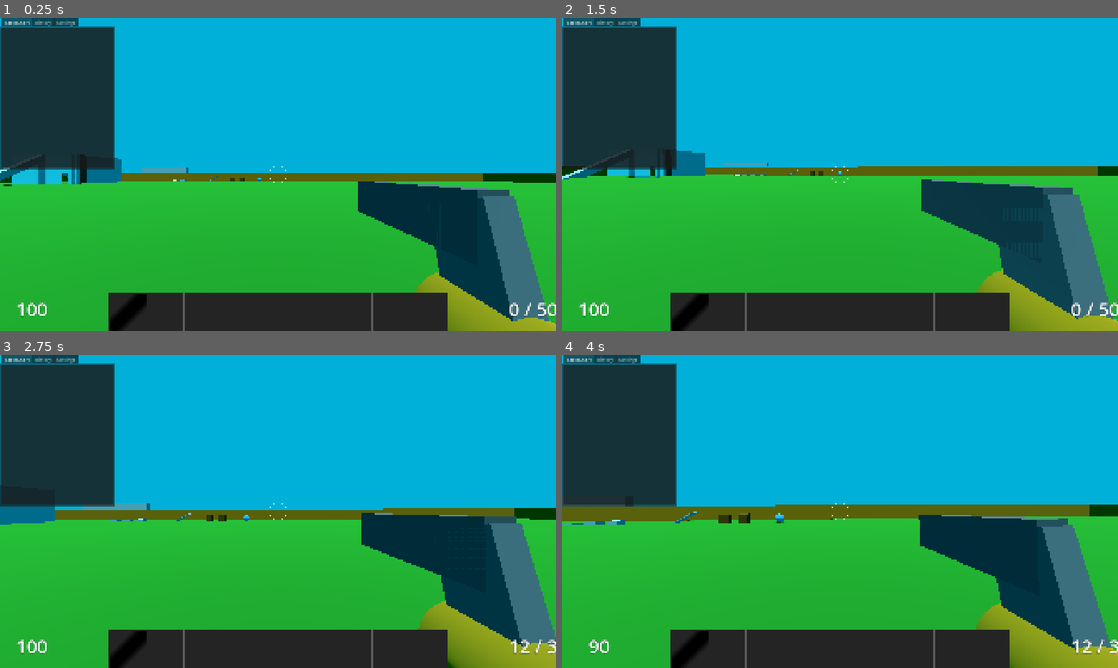
Above: before the commit, frames 1-4 (two rows, left to right).
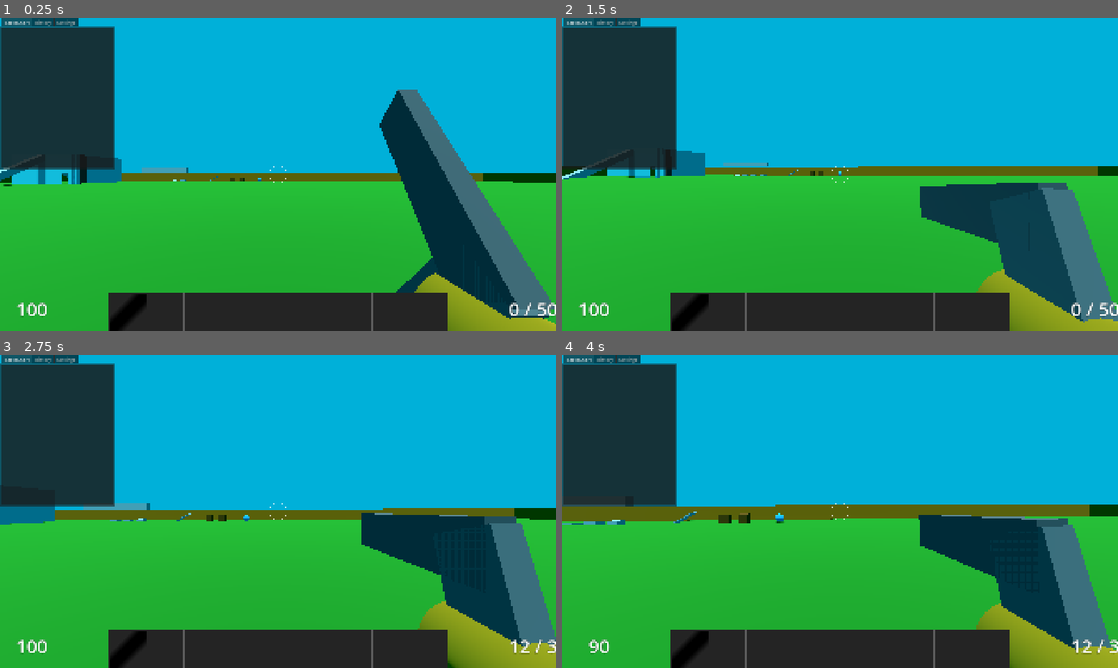
Above: after the commit, the same moments.

Repository: janisl/rpg-core
Game: Godot game, scene res://systems/main_scene.tscn
Two runs of this game, one before a commit and one after it. Both use one fixed random seed, a clock stepped at 60 frames per second and the inputs below.
Inputs (mouse positions are in pixels of both pictures, inside the frame that each line leads up to):
- Up to frame 1 (0.25 s): no input
- Up to frame 2 (1.5 s): move the mouse to (867, 174) at 0.52 s; hold Shift (crouch) 0.53-1.28 s; hold W (forward) from 0.53 s (still down); tap Space (jump) at 0.77 s; move the mouse to (812, 174) at 1.27 s; click (812, 174) at 1.35 s
- Up to frame 3 (2.75 s): keep holding W (forward); tap Space (jump) at 1.52 s; move the mouse to (289, 505) at 2.02 s; hold Ctrl (sprint) from 2.03 s (still down)
- Up to frame 4 (4 s): keep holding W (forward); move the mouse to (834, 517) at 2.77 s; release Ctrl (sprint) at 2.78 s; tap Z (test) at 2.85 s; tap Space (jump) at 3.02, 3.77 s; move the mouse to (878, 514) at 3.52 s; tap 1 at 3.6 s

The runs differ from the first frame. In frame 1, 6.7% of the frame differs, in the area x 64-100%, y 22-97%; in frame 2, 0.9%; in frame 3, less than 0.1%; in frame 4, less than 0.1%.

Commit message:
Weapon reload animations.

Diff:
--- a/actors/player/components/weapon_controller.gd
+++ b/actors/player/components/weapon_controller.gd
@@ -127,6 +127,7 @@
 	current_weapon.weapon_idle.connect(_on_weapon_idle)
 	current_weapon.weapon_fired.connect(_on_weapon_fired)
 	current_weapon.bullet_fired.connect(_on_bullet_fired)
+	current_weapon.weapon_reload_started.connect(_on_reload_started)
 
 	current_weapon_model = current_weapon_data.weapon_scene.instantiate()
 	weapon_model_parent.add_child(current_weapon_model)
@@ -182,6 +183,11 @@
 		tracer.global_position = start_pos
 		tracer.target_pos = target_position
 		tracer.look_at(target_position)
+
+
+func _on_reload_started() -> void:
+	if animation_player:
+		animation_player.play("reload")
 
 
 func _apply_offsets(delta: float) -> void:
--- a/items/weapons/laser/laser_view.tscn
+++ b/items/weapons/laser/laser_view.tscn
@@ -1,6 +1,15 @@
 [gd_scene format=3 uid="uid://b1hhl7ucow0hf"]
 
 [ext_resource type="PackedScene" uid="uid://7f1hvxmn2lb8" path="res://items/weapons/muzzle_flash.tscn" id="1_xm4o1"]
+
+[sub_resource type="StandardMaterial3D" id="StandardMaterial3D_rdqwp"]
+albedo_color = Color(0.58886385, 0.38416725, 9.62615e-08, 1)
+
+[sub_resource type="CylinderMesh" id="CylinderMesh_bsiym"]
+material = SubResource("StandardMaterial3D_rdqwp")
+top_radius = 0.03
+bottom_radius = 0.03
+height = 0.3
 
 [sub_resource type="StandardMaterial3D" id="StandardMaterial3D_iyp64"]
 albedo_color = Color(0.94818, 0, 0.38725978, 1)
@@ -18,15 +27,6 @@
 material = SubResource("StandardMaterial3D_rghg7")
 size = Vector3(0.02, 0.15, 0.05)
 
-[sub_resource type="StandardMaterial3D" id="StandardMaterial3D_rdqwp"]
-albedo_color = Color(0.58886385, 0.38416725, 9.62615e-08, 1)
-
-[sub_resource type="CylinderMesh" id="CylinderMesh_bsiym"]
-material = SubResource("StandardMaterial3D_rdqwp")
-top_radius = 0.03
-bottom_radius = 0.03
-height = 0.3
-
 [sub_resource type="StandardMaterial3D" id="StandardMaterial3D_k02qh"]
 albedo_color = Color(0, 0.83089256, 0.5035127, 1)
 
@@ -42,7 +42,7 @@
 tracks/0/type = "value"
 tracks/0/imported = false
 tracks/0/enabled = true
-tracks/0/path = NodePath("Meshes/MeshInstance3D4:rotation")
+tracks/0/path = NodePath("Meshes/LaserMeshes/MeshInstance3D4:rotation")
 tracks/0/interp = 1
 tracks/0/loop_wrap = true
 tracks/0/keys = {
@@ -54,7 +54,7 @@
 tracks/1/type = "value"
 tracks/1/imported = false
 tracks/1/enabled = true
-tracks/1/path = NodePath("Meshes/MeshInstance3D4:position")
+tracks/1/path = NodePath("Meshes/LaserMeshes/MeshInstance3D4:position")
 tracks/1/interp = 1
 tracks/1/loop_wrap = true
 tracks/1/keys = {
@@ -62,6 +62,18 @@
 "transitions": PackedFloat32Array(1),
 "update": 0,
 "values": [Vector3(0, 0.029912367, -0.019753918)]
+}
+tracks/2/type = "value"
+tracks/2/imported = false
+tracks/2/enabled = true
+tracks/2/path = NodePath("Meshes/LaserMeshes:rotation")
+tracks/2/interp = 1
+tracks/2/loop_wrap = true
+tracks/2/keys = {
+"times": PackedFloat32Array(0),
+"transitions": PackedFloat32Array(1),
+"update": 0,
+"values": [Vector3(0, 0, 0)]
 }
 
 [sub_resource type="Animation" id="Animation_k02qh"]
@@ -71,7 +83,7 @@
 tracks/0/type = "value"
 tracks/0/imported = false
 tracks/0/enabled = true
-tracks/0/path = NodePath("Meshes/MeshInstance3D4:rotation")
+tracks/0/path = NodePath("Meshes/LaserMeshes/MeshInstance3D4:rotation")
 tracks/0/interp = 1
 tracks/0/loop_wrap = true
 tracks/0/keys = {
@@ -83,7 +95,7 @@
 tracks/1/type = "value"
 tracks/1/imported = false
 tracks/1/enabled = true
-tracks/1/path = NodePath("Meshes/MeshInstance3D4:position")
+tracks/1/path = NodePath("Meshes/LaserMeshes/MeshInstance3D4:position")
 tracks/1/interp = 1
 tracks/1/loop_wrap = true
 tracks/1/keys = {
@@ -100,7 +112,7 @@
 tracks/0/type = "value"
 tracks/0/imported = false
 tracks/0/enabled = true
-tracks/0/path = NodePath("Meshes/MeshInstance3D4:rotation")
+tracks/0/path = NodePath("Meshes/LaserMeshes/MeshInstance3D4:rotation")
 tracks/0/interp = 1
 tracks/0/loop_wrap = true
 tracks/0/keys = {
@@ -112,7 +124,7 @@
 tracks/1/type = "value"
 tracks/1/imported = false
 tracks/1/enabled = true
-tracks/1/path = NodePath("Meshes/MeshInstance3D4:position")
+tracks/1/path = NodePath("Meshes/LaserMeshes/MeshInstance3D4:position")
 tracks/1/interp = 1
 tracks/1/loop_wrap = true
 tracks/1/keys = {
@@ -122,30 +134,49 @@
 "values": [Vector3(0, 0.029912367, -0.019753918)]
 }
 
+[sub_resource type="Animation" id="Animation_qqghj"]
+resource_name = "reload"
+length = 1.5
+tracks/0/type = "value"
+tracks/0/imported = false
+tracks/0/enabled = true
+tracks/0/path = NodePath("Meshes/LaserMeshes:rotation")
+tracks/0/interp = 1
+tracks/0/loop_wrap = true
+tracks/0/keys = {
+"times": PackedFloat32Array(0, 1.5),
+"transitions": PackedFloat32Array(1, 1),
+"update": 0,
+"values": [Vector3(0, 0, 0), Vector3(6.2831855, 0, 0)]
+}
+
 [sub_resource type="AnimationLibrary" id="AnimationLibrary_w1e1l"]
 _data = {
 &"RESET": SubResource("Animation_w1e1l"),
 &"fire": SubResource("Animation_k02qh"),
-&"idle": SubResource("Animation_iyp64")
+&"idle": SubResource("Animation_iyp64"),
+&"reload": SubResource("Animation_qqghj")
 }
 
 [node name="Laser" type="Node3D" unique_id=1327495288]
 
 [node name="Meshes" type="Node3D" parent="." unique_id=1796340923]
 
-[node name="MeshInstance3D" type="MeshInstance3D" parent="Meshes" unique_id=96319735]
-transform = Transform3D(1, 0, 0, 0, -4.371139e-08, -1, 0, 1, -4.371139e-08, 0, 0.034311693, -0.07603493)
-mesh = SubResource("CylinderMesh_k02qh")
-
-[node name="MeshInstance3D2" type="MeshInstance3D" parent="Meshes" unique_id=1199806293]
-transform = Transform3D(1, 0, 0, 0, 0.9697883, 0.24394794, 0, -0.24394794, 0.9697883, 0, -0.03, 0.045)
-mesh = SubResource("BoxMesh_rdqwp")
-
 [node name="MeshInstance3D3" type="MeshInstance3D" parent="Meshes" unique_id=34653514]
 transform = Transform3D(1, 0, 0, 0, -4.371139e-08, -1, 0, 1, -4.371139e-08, 0, -0.047, 0.162)
 mesh = SubResource("CylinderMesh_bsiym")
 
-[node name="MeshInstance3D4" type="MeshInstance3D" parent="Meshes" unique_id=23347811]
+[node name="LaserMeshes" type="Node3D" parent="Meshes" unique_id=1784690987]
+
+[node name="MeshInstance3D" type="MeshInstance3D" parent="Meshes/LaserMeshes" unique_id=96319735]
+transform = Transform3D(1, 0, 0, 0, -4.371139e-08, -1, 0, 1, -4.371139e-08, 0, 0.034311693, -0.07603493)
+mesh = SubResource("CylinderMesh_k02qh")
+
+[node name="MeshInstance3D2" type="MeshInstance3D" parent="Meshes/LaserMeshes" unique_id=1199806293]
+transform = Transform3D(1, 0, 0, 0, 0.9697883, 0.24394794, 0, -0.24394794, 0.9697883, 0, -0.03, 0.045)
+mesh = SubResource("BoxMesh_rdqwp")
+
+[node name="MeshInstance3D4" type="MeshInstance3D" parent="Meshes/LaserMeshes" unique_id=23347811]
 transform = Transform3D(0.9999998, 0, 0, 0, -4.371139e-08, -0.9999998, 0, 1, -4.371138e-08, 0, 0.029912367, -0.019753918)
 rotation_order = 0
 mesh = SubResource("TorusMesh_rdqwp")
--- a/items/weapons/pistol/pistol_view.tscn
+++ b/items/weapons/pistol/pistol_view.tscn
@@ -1,6 +1,15 @@
 [gd_scene format=3 uid="uid://567vdvii3fg6"]
 
 [ext_resource type="PackedScene" uid="uid://7f1hvxmn2lb8" path="res://items/weapons/muzzle_flash.tscn" id="1_0aha2"]
+
+[sub_resource type="StandardMaterial3D" id="StandardMaterial3D_rdqwp"]
+albedo_color = Color(0.58886385, 0.38416725, 9.62615e-08, 1)
+
+[sub_resource type="CylinderMesh" id="CylinderMesh_bsiym"]
+material = SubResource("StandardMaterial3D_rdqwp")
+top_radius = 0.03
+bottom_radius = 0.03
+height = 0.3
 
 [sub_resource type="StandardMaterial3D" id="StandardMaterial3D_vgx7n"]
 albedo_color = Color(0.26536053, 0.26536053, 0.2653605, 1)
@@ -16,21 +25,12 @@
 material = SubResource("StandardMaterial3D_rghg7")
 size = Vector3(0.02, 0.15, 0.05)
 
-[sub_resource type="StandardMaterial3D" id="StandardMaterial3D_rdqwp"]
-albedo_color = Color(0.58886385, 0.38416725, 9.62615e-08, 1)
-
-[sub_resource type="CylinderMesh" id="CylinderMesh_bsiym"]
-material = SubResource("StandardMaterial3D_rdqwp")
-top_radius = 0.03
-bottom_radius = 0.03
-height = 0.3
-
 [sub_resource type="Animation" id="Animation_vgx7n"]
 length = 0.001
 tracks/0/type = "value"
 tracks/0/imported = false
 tracks/0/enabled = true
-tracks/0/path = NodePath("Meshes/MeshInstance3D:position")
+tracks/0/path = NodePath("Meshes/PistolMesh/MeshInstance3D:position")
 tracks/0/interp = 1
 tracks/0/loop_wrap = true
 tracks/0/keys = {
@@ -38,6 +38,18 @@
 "transitions": PackedFloat32Array(1),
 "update": 0,
 "values": [Vector3(0, 0.028, -0.052133262)]
+}
+tracks/1/type = "value"
+tracks/1/imported = false
+tracks/1/enabled = true
+tracks/1/path = NodePath("Meshes/PistolMesh:rotation")
+tracks/1/interp = 1
+tracks/1/loop_wrap = true
+tracks/1/keys = {
+"times": PackedFloat32Array(0),
+"transitions": PackedFloat32Array(1),
+"update": 0,
+"values": [Vector3(0, 0, 0)]
 }
 
 [sub_resource type="Animation" id="Animation_wn77a"]
@@ -47,7 +59,7 @@
 tracks/0/type = "value"
 tracks/0/imported = false
 tracks/0/enabled = true
-tracks/0/path = NodePath("Meshes/MeshInstance3D:position")
+tracks/0/path = NodePath("Meshes/PistolMesh/MeshInstance3D:position")
 tracks/0/interp = 1
 tracks/0/loop_wrap = true
 tracks/0/keys = {
@@ -60,28 +72,47 @@
 [sub_resource type="Animation" id="Animation_iwwi5"]
 resource_name = "idle"
 
+[sub_resource type="Animation" id="Animation_a7kb6"]
+resource_name = "reload"
+length = 1.5
+tracks/0/type = "value"
+tracks/0/imported = false
+tracks/0/enabled = true
+tracks/0/path = NodePath("Meshes/PistolMesh:rotation")
+tracks/0/interp = 1
+tracks/0/loop_wrap = true
+tracks/0/keys = {
+"times": PackedFloat32Array(0, 1.5),
+"transitions": PackedFloat32Array(1, 1),
+"update": 0,
+"values": [Vector3(0, 0, 0), Vector3(6.2831855, 0, 0)]
+}
+
 [sub_resource type="AnimationLibrary" id="AnimationLibrary_or41q"]
 _data = {
 &"RESET": SubResource("Animation_vgx7n"),
 &"fire": SubResource("Animation_wn77a"),
-&"idle": SubResource("Animation_iwwi5")
+&"idle": SubResource("Animation_iwwi5"),
+&"reload": SubResource("Animation_a7kb6")
 }
 
 [node name="Pistol" type="Node3D" unique_id=1327495288]
 
 [node name="Meshes" type="Node3D" parent="." unique_id=1796340923]
 
-[node name="MeshInstance3D" type="MeshInstance3D" parent="Meshes" unique_id=96319735]
+[node name="MeshInstance3D3" type="MeshInstance3D" parent="Meshes" unique_id=34653514]
+transform = Transform3D(1, 0, 0, 0, -4.371139e-08, -1, 0, 1, -4.371139e-08, 0, -0.047, 0.162)
+mesh = SubResource("CylinderMesh_bsiym")
+
+[node name="PistolMesh" type="Node3D" parent="Meshes" unique_id=957587932]
+
+[node name="MeshInstance3D" type="MeshInstance3D" parent="Meshes/PistolMesh" unique_id=96319735]
 transform = Transform3D(1, 0, 0, 0, 1, 0, 0, 0, 1, 0, 0.028, -0.052133262)
 mesh = SubResource("BoxMesh_bsiym")
 
-[node name="MeshInstance3D2" type="MeshInstance3D" parent="Meshes" unique_id=1199806293]
+[node name="MeshInstance3D2" type="MeshInstance3D" parent="Meshes/PistolMesh" unique_id=1199806293]
 transform = Transform3D(1, 0, 0, 0, 0.9697883, 0.24394794, 0, -0.24394794, 0.9697883, 0, -0.03, 0.045)
 mesh = SubResource("BoxMesh_rdqwp")
-
-[node name="MeshInstance3D3" type="MeshInstance3D" parent="Meshes" unique_id=34653514]
-transform = Transform3D(1, 0, 0, 0, -4.371139e-08, -1, 0, 1, -4.371139e-08, 0, -0.047, 0.162)
-mesh = SubResource("CylinderMesh_bsiym")
 
 [node name="AnimationPlayer" type="AnimationPlayer" parent="." unique_id=2117961768]
 libraries/ = SubResource("AnimationLibrary_or41q")
--- a/items/weapons/shotgun/shotgun_view.tscn
+++ b/items/weapons/shotgun/shotgun_view.tscn
@@ -1,6 +1,15 @@
 [gd_scene format=3 uid="uid://br2mplv6cjpjb"]
 
 [ext_resource type="PackedScene" uid="uid://7f1hvxmn2lb8" path="res://items/weapons/muzzle_flash.tscn" id="1_k707q"]
+
+[sub_resource type="StandardMaterial3D" id="StandardMaterial3D_rdqwp"]
+albedo_color = Color(0.58886385, 0.38416725, 9.62615e-08, 1)
+
+[sub_resource type="CylinderMesh" id="CylinderMesh_bsiym"]
+material = SubResource("StandardMaterial3D_rdqwp")
+top_radius = 0.03
+bottom_radius = 0.03
+height = 0.3
 
 [sub_resource type="StandardMaterial3D" id="StandardMaterial3D_wutjk"]
 albedo_color = Color(0.3791798, 0.3791798, 0.37917978, 1)
@@ -18,37 +27,31 @@
 material = SubResource("StandardMaterial3D_rghg7")
 size = Vector3(0.02, 0.15, 0.05)
 
-[sub_resource type="StandardMaterial3D" id="StandardMaterial3D_rdqwp"]
-albedo_color = Color(0.58886385, 0.38416725, 9.62615e-08, 1)
-
-[sub_resource type="CylinderMesh" id="CylinderMesh_bsiym"]
-material = SubResource("StandardMaterial3D_rdqwp")
-top_radius = 0.03
-bottom_radius = 0.03
-height = 0.3
-
-[sub_resource type="StandardMaterial3D" id="StandardMaterial3D_58473"]
-transparency = 1
-albedo_color = Color(1, 0.3623752, 0.27951252, 1)
-
-[sub_resource type="SphereMesh" id="SphereMesh_bsiym"]
-material = SubResource("StandardMaterial3D_58473")
-radius = 0.05
-height = 0.1
-
 [sub_resource type="Animation" id="Animation_nrx6e"]
 length = 0.001
 tracks/0/type = "value"
 tracks/0/imported = false
 tracks/0/enabled = true
-tracks/0/path = NodePath("Meshes/MeshInstance3D4:mesh:material:albedo_color")
+tracks/0/path = NodePath("Meshes:position")
 tracks/0/interp = 1
 tracks/0/loop_wrap = true
 tracks/0/keys = {
 "times": PackedFloat32Array(0),
 "transitions": PackedFloat32Array(1),
 "update": 0,
-"values": [Color(1, 0.3623752, 0.27951252, 1)]
+"values": [Vector3(0, 0, 0)]
+}
+tracks/1/type = "value"
+tracks/1/imported = false
+tracks/1/enabled = true
+tracks/1/path = NodePath("Meshes/ShotgunMeshes:rotation")
+tracks/1/interp = 1
+tracks/1/loop_wrap = true
+tracks/1/keys = {
+"times": PackedFloat32Array(0),
+"transitions": PackedFloat32Array(1),
+"update": 0,
+"values": [Vector3(0, 0, 0)]
 }
 
 [sub_resource type="Animation" id="Animation_58473"]
@@ -56,57 +59,60 @@
 tracks/0/type = "value"
 tracks/0/imported = false
 tracks/0/enabled = true
-tracks/0/path = NodePath("Meshes/MeshInstance3D4:mesh:material:albedo_color")
+tracks/0/path = NodePath("Meshes:position")
 tracks/0/interp = 1
 tracks/0/loop_wrap = true
 tracks/0/keys = {
 "times": PackedFloat32Array(0, 0.5, 1),
 "transitions": PackedFloat32Array(1, 1, 1),
 "update": 0,
-"values": [Color(1, 0.36078432, 0.2784314, 0), Color(1, 0.3623752, 0.27951252, 1), Color(1, 0.36078432, 0.2784314, 0)]
+"values": [Vector3(0, 0, 0), Vector3(0, 0, 0.04233913), Vector3(0, 0, 0)]
 }
 
 [sub_resource type="Animation" id="Animation_wutjk"]
 resource_name = "idle"
+
+[sub_resource type="Animation" id="Animation_vt1hf"]
+resource_name = "reload"
+length = 1.5
 tracks/0/type = "value"
 tracks/0/imported = false
 tracks/0/enabled = true
-tracks/0/path = NodePath("Meshes/MeshInstance3D4:mesh:material:albedo_color")
+tracks/0/path = NodePath("Meshes/ShotgunMeshes:rotation")
 tracks/0/interp = 1
 tracks/0/loop_wrap = true
 tracks/0/keys = {
-"times": PackedFloat32Array(0),
-"transitions": PackedFloat32Array(1),
+"times": PackedFloat32Array(0, 1.5),
+"transitions": PackedFloat32Array(1, 1),
 "update": 0,
-"values": [Color(1, 0.36078432, 0.2784314, 0)]
+"values": [Vector3(0, 0, 0), Vector3(6.2831855, 0, 0)]
 }
 
 [sub_resource type="AnimationLibrary" id="AnimationLibrary_nrx6e"]
 _data = {
 &"RESET": SubResource("Animation_nrx6e"),
 &"fire": SubResource("Animation_58473"),
-&"idle": SubResource("Animation_wutjk")
+&"idle": SubResource("Animation_wutjk"),
+&"reload": SubResource("Animation_vt1hf")
 }
 
 [node name="Shotgun" type="Node3D" unique_id=1327495288]
 
 [node name="Meshes" type="Node3D" parent="." unique_id=1796340923]
 
-[node name="MeshInstance3D" type="MeshInstance3D" parent="Meshes" unique_id=96319735]
-transform = Transform3D(1, 0, 0, 0, -4.371139e-08, -1, 0, 1, -4.371139e-08, 0, 0.028, -0.24706843)
-mesh = SubResource("CylinderMesh_58473")
-
-[node name="MeshInstance3D2" type="MeshInstance3D" parent="Meshes" unique_id=1199806293]
-transform = Transform3D(1, 0, 0, 0, 0.5037843, 0.86382955, 0, -0.86382955, 0.5037843, 0, -0.020931177, 0.10458866)
-mesh = SubResource("BoxMesh_rdqwp")
-
 [node name="MeshInstance3D3" type="MeshInstance3D" parent="Meshes" unique_id=34653514]
 transform = Transform3D(1, 0, 0, 0, -4.371139e-08, -1, 0, 1, -4.371139e-08, 0, -0.008923039, 0.1864188)
 mesh = SubResource("CylinderMesh_bsiym")
 
-[node name="MeshInstance3D4" type="MeshInstance3D" parent="Meshes" unique_id=1827255992]
-transform = Transform3D(1, 0, 0, 0, 1, 0, 0, 0, 1, 0, 0.022499241, -0.65311193)
-mesh = SubResource("SphereMesh_bsiym")
+[node name="ShotgunMeshes" type="Node3D" parent="Meshes" unique_id=1173458423]
+
+[node name="MeshInstance3D" type="MeshInstance3D" parent="Meshes/ShotgunMeshes" unique_id=96319735]
+transform = Transform3D(1, 0, 0, 0, -4.371139e-08, -1, 0, 1, -4.371139e-08, 0, 0.028, -0.24706843)
+mesh = SubResource("CylinderMesh_58473")
+
+[node name="MeshInstance3D2" type="MeshInstance3D" parent="Meshes/ShotgunMeshes" unique_id=1199806293]
+transform = Transform3D(1, 0, 0, 0, 0.5037843, 0.86382955, 0, -0.86382955, 0.5037843, 0, -0.020931177, 0.10458866)
+mesh = SubResource("BoxMesh_rdqwp")
 
 [node name="AnimationPlayer" type="AnimationPlayer" parent="." unique_id=963382603]
 libraries/ = SubResource("AnimationLibrary_nrx6e")
Not shown: 1 places in items/weapons/laser/laser.tres that only renumber resources
Not shown: 1 places in items/weapons/pistol/pistol.tres that only renumber resources
Not shown: 1 places in items/weapons/shotgun/shotgun.tres that only renumber resources
